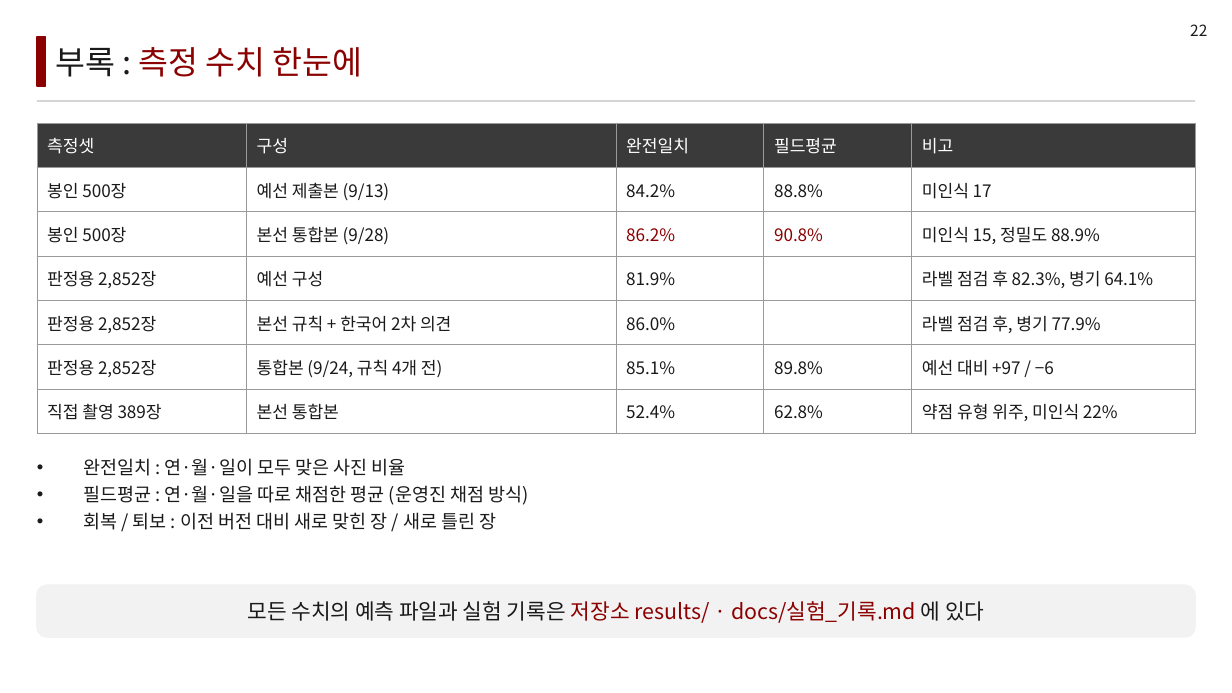
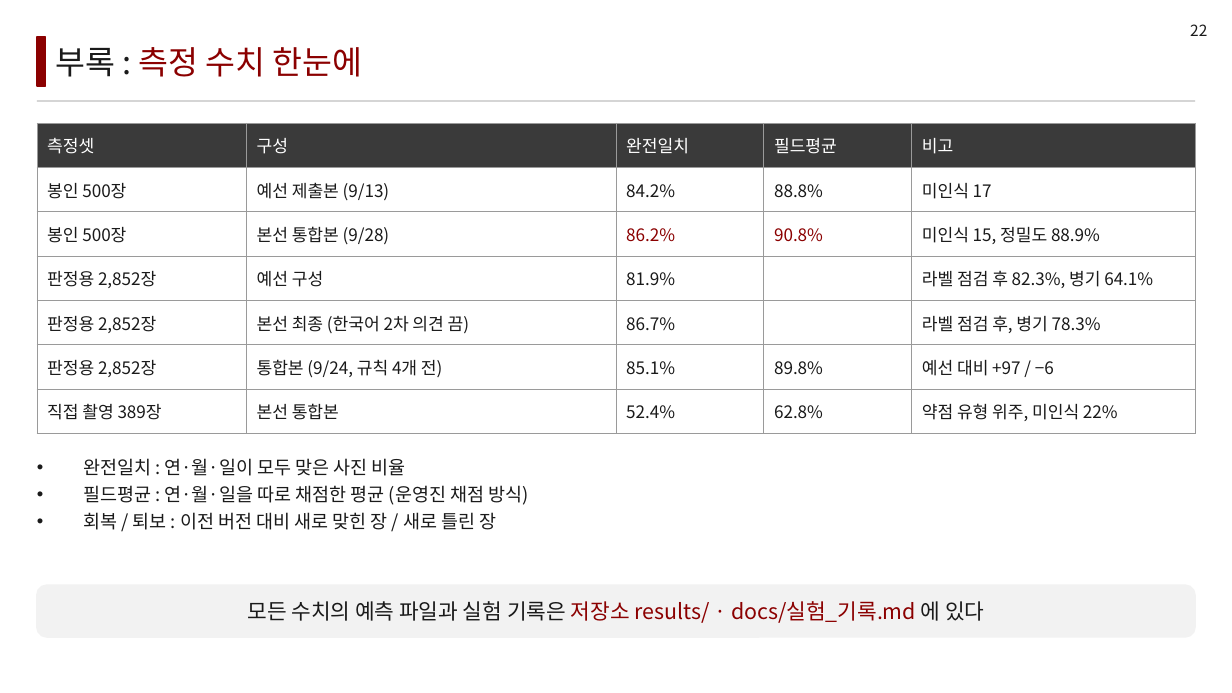
Before and after one commit to LEEbyeongchul/itda3-CODE-subway, a slide deck: slide 22 of 발표/[CODE]_서브웨이_본선발표.pptx. Drawn at 1232x693 pixels with LibreOffice and Linux fonts; fonts in the diff are those of the drawing. Boxes give left, top, right and bottom in pixels: in the first picture for what was removed or moved away, otherwise in the second. Text is boxed around its words. In the diff, an @@ line names an element or a change of style, - is before the commit and + after.

```diff
--- a/발표/[CODE]_서브웨이_본선발표.pptx
+++ b/발표/[CODE]_서브웨이_본선발표.pptx
@@ table at bbox=[37, 123, 1195, 434] @@
-row 5: 판정용 2,852장 | 본선 규칙 + 한국어 2차 의견 | 86.0% |  | 라벨 점검 후, 병기 77.9%
+row 5: 판정용 2,852장 | 본선 최종 (한국어 2차 의견 끔) | 86.7% |  | 라벨 점검 후, 병기 78.3%
```
Also in this commit, not shown: 2 other slides changed, 5 other files.
